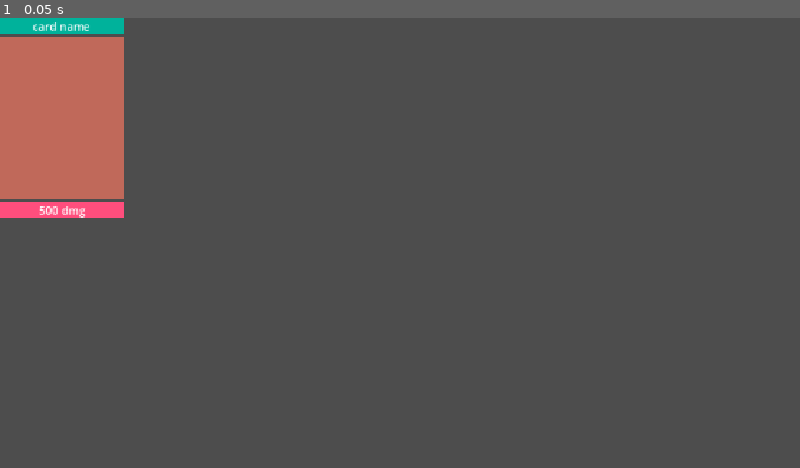
Above: before the commit, frame 1.
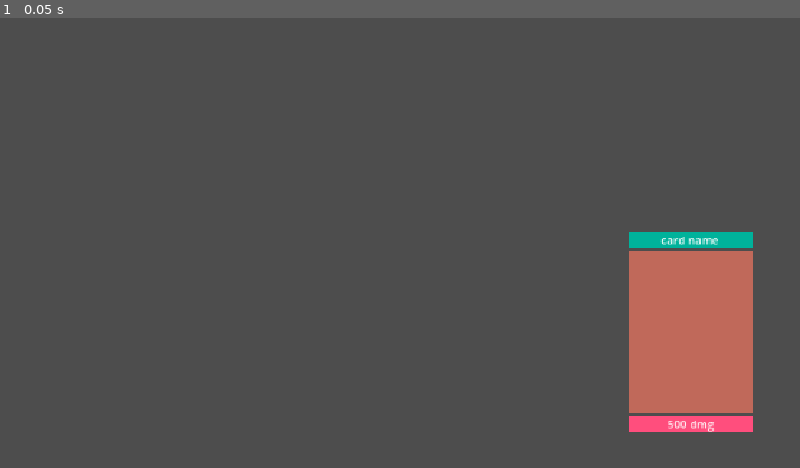
Above: after the commit, the same moment.

Repository: fleureque/card-rpg
Game: Godot game, scene res://card.tscn
Same seed, same stepped clock (60 frames per second), same inputs: the game is played once before the commit and once after it. The project has no main scene, so this scene is started directly.
Inputs:
- Up to frame 1 (0.05 s): no input

The runs differ from the first frame. In frame 1, 13% of the frame differs, in the area x 0-95%, y 0-92%.

Commit message:
Added a health bar for the player, a player sprite and a BIT more code

Diff:
--- a/card.tscn
+++ b/card.tscn
@@ -16,8 +16,11 @@
 
 [node name="VBoxContainer" type="VBoxContainer" parent="." unique_id=943433243]
 layout_mode = 0
-offset_right = 178.0
-offset_bottom = 234.0
+offset_left = 905.0
+offset_top = 308.0
+offset_right = 1083.0
+offset_bottom = 596.0
+metadata/_edit_group_ = true
 
 [node name="CardName" type="Label" parent="VBoxContainer" unique_id=661536643]
 layout_mode = 2
--- /dev/null
+++ b/player.tscn
@@ -0,0 +1,19 @@
+[gd_scene format=3 uid="uid://bil5peklaostt"]
+
+[ext_resource type="Texture2D" uid="uid://d4aqst4s7dctn" path="res://images/player.png" id="1_4flbx"]
+
+[sub_resource type="CapsuleShape2D" id="CapsuleShape2D_8kjr5"]
+radius = 103.23169
+height = 206.46338
+
+[node name="Player" type="Area2D" unique_id=1032043272]
+
+[node name="Sprite2D" type="Sprite2D" parent="." unique_id=1615331365]
+position = Vector2(1003.00006, 133.99998)
+scale = Vector2(0.17260742, 0.17529298)
+texture = ExtResource("1_4flbx")
+
+[node name="CollisionShape2D" type="CollisionShape2D" parent="." unique_id=1709979248]
+position = Vector2(983.00006, 165)
+rotation = 1.4922565
+shape = SubResource("CapsuleShape2D_8kjr5")
Binary file added: images/player.png
Not shown, added: images/player.png.import
